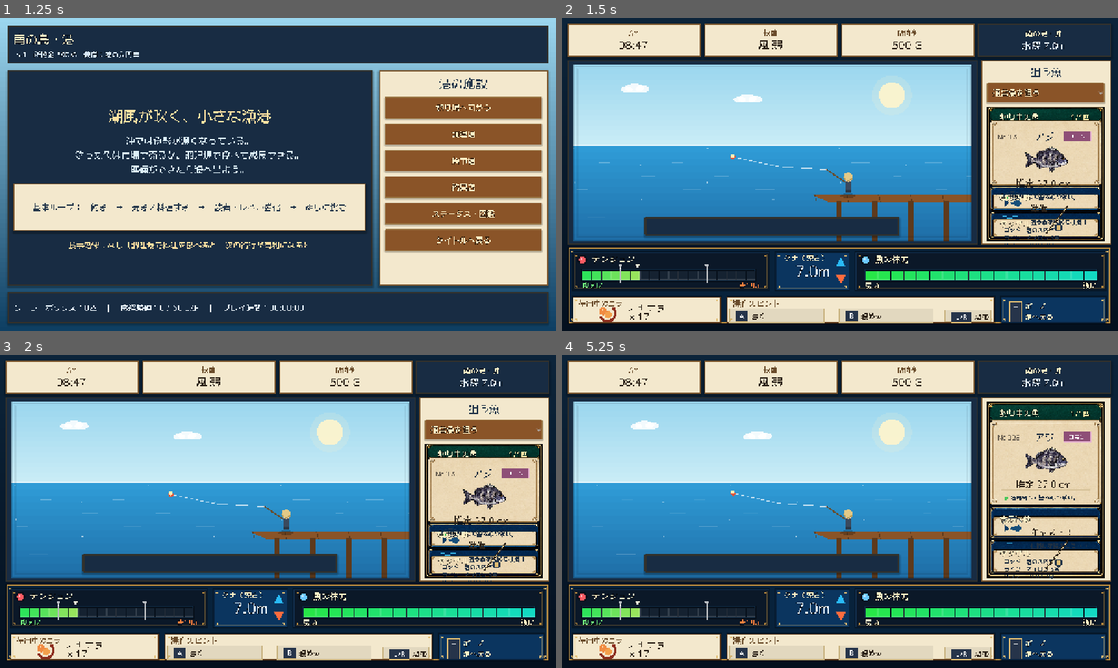
Above: before the commit, frames 1-4 (two rows, left to right).
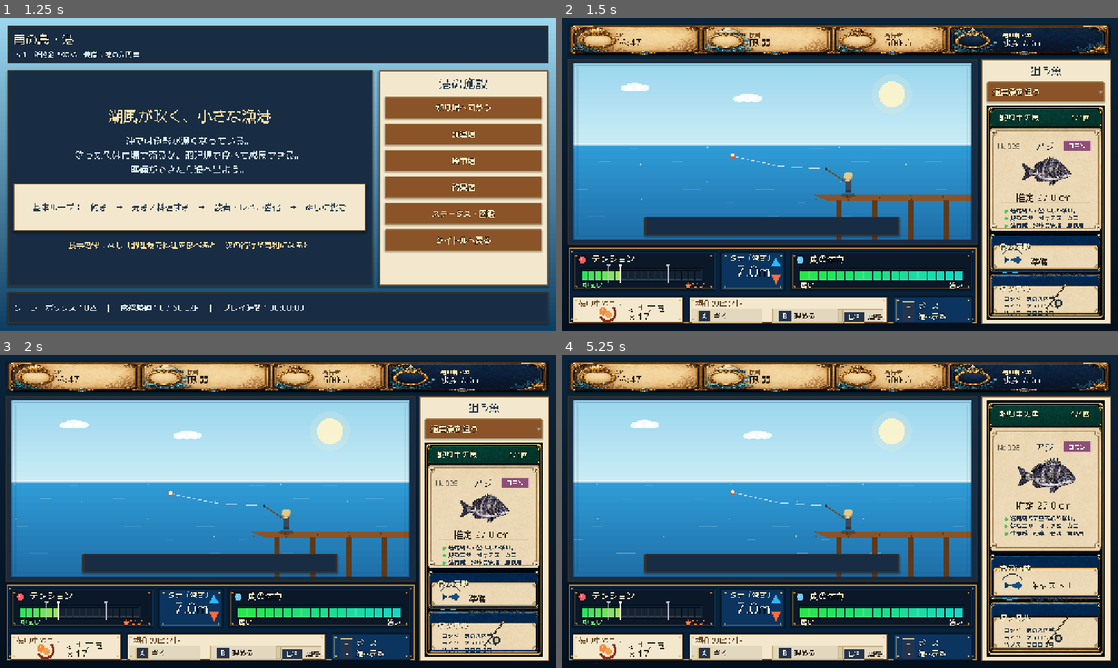
Above: after the commit, the same moments.

Repository: RYUKOU-OKUMURA/tsuri_quest_umi_mvp
Game: Godot game, scene res://scenes/main.tscn
Two runs of this game, one before a commit and one after it. Both use one fixed random seed, a clock stepped at 60 frames per second and the inputs below.
Inputs (mouse positions are in pixels of both pictures, inside the frame that each line leads up to):
- Up to frame 1 (1.25 s): click "ゲームを始める" at 0.5 s
- Up to frame 2 (1.5 s): click "釣り場へ向かう" at 1.25 s
- Up to frame 3 (2 s): no input
- Up to frame 4 (5.25 s): click "通常魚を狙う" at 2 s; click "通常魚を狙う" at 2.75 s; click "通常魚を狙う" at 3.5 s; tap Enter at 4.25 s; move the mouse to (840, 624) at 4.27 s; tap Shift at 4.35 s; click (840, 624) at 4.42 s; tap Space at 4.52, 5 s; move the mouse to (728, 527) at 5.02 s; tap E at 5.1 s; click (728, 527) at 5.17 s

Frame 1 is identical in both runs. In frame 2, 30% of the frame differs, in the area x 1-99%, y 1-98%; in frame 3, 30%; in frame 4, 30%.

Commit message:
Upgrade underwater fight status layout

Diff:
--- a/src/ui/components/fight_sidebar.gd
+++ b/src/ui/components/fight_sidebar.gd
@@ -93,7 +93,7 @@
 		inner.position + Vector2(14.0, 34.0),
 		Vector2(
 			inner.size.x - 28.0,
-			maxf(72.0, rect.size.y * (0.31 if _sidebar_frame != null else 0.37))
+			maxf(72.0, rect.size.y * (0.38 if _sidebar_frame != null else 0.37))
 		)
 	)
 	_draw_fish_portrait(fish_rect)
@@ -106,8 +106,9 @@
 	draw_line(Vector2(inner.position.x + 8.0, desc_y - 10.0), Vector2(inner.end.x - 8.0, desc_y - 10.0), Color("#d6c299"), 1.0)
 	var detail_gap := 17.0 if _sidebar_frame != null else 21.0
 	_draw_detail_line(font, "岩場周りで警戒心が強い。", Vector2(inner.position.x + 16.0, desc_y), inner.size.x - 28.0)
-	if _sidebar_frame == null:
-		_draw_detail_line(font, "好むエサ：オキアミ・カニ", Vector2(inner.position.x + 16.0, desc_y + detail_gap), inner.size.x - 28.0)
+	_draw_detail_line(font, "好むエサ：オキアミ・カニ", Vector2(inner.position.x + 16.0, desc_y + detail_gap), inner.size.x - 28.0)
+	if _sidebar_frame != null:
+		_draw_detail_line(font, "生息域：沿岸の岩場・堤防周り", Vector2(inner.position.x + 16.0, desc_y + detail_gap * 2.0), inner.size.x - 28.0)
 
 
 
--- /dev/null
+++ b/src/ui/components/fight_status_bar.gd
@@ -0,0 +1,125 @@
+class_name FightStatusBar
+extends Control
+## 水中ファイト画面上部の専用ステータスバー。
+# 生成フレーム素材を敷き、時計・天候・所持金・現在地点/水深の文字だけを重ねる。
+
+const FRAME_PATH := "res://assets/showcase/underwater/top_status_frame.png"
+
+var simulator: FishingSimulator
+
+var _frame: Texture2D
+
+
+func bind(value: FishingSimulator) -> void:
+	simulator = value
+	queue_redraw()
+
+
+func _ready() -> void:
+	mouse_filter = Control.MOUSE_FILTER_IGNORE
+	custom_minimum_size = Vector2(0.0, 76.0)
+	if ResourceLoader.exists(FRAME_PATH):
+		_frame = load(FRAME_PATH) as Texture2D
+
+
+func _process(_delta: float) -> void:
+	if simulator != null:
+		queue_redraw()
+
+
+func _draw() -> void:
+	var rect := Rect2(Vector2.ZERO, size)
+	if rect.size.x <= 0.0 or rect.size.y <= 0.0:
+		return
+
+	if _frame != null:
+		draw_texture_rect(_frame, rect, false, Color.WHITE)
+	else:
+		_draw_fallback_frame(rect)
+
+	var font := get_theme_default_font()
+	var slots := _slot_rects(rect)
+	_draw_status_slot(font, slots[0], "AM", "08:47", false)
+	_draw_status_slot(font, slots[1], "快晴", "風 弱", false)
+	_draw_status_slot(font, slots[2], "所持金", "%d G" % PlayerProgress.money, false)
+	var depth := 0.0
+	if simulator != null:
+		depth = simulator.depth
+	_draw_status_slot(font, slots[3], "南の島・沖", "水深 %.1fm" % depth, true)
+
+
+func _slot_rects(rect: Rect2) -> Array[Rect2]:
+	var w := rect.size.x
+	var y := rect.position.y + rect.size.y * 0.08
+	var h := rect.size.y * 0.84
+	return [
+		Rect2(rect.position.x + w * 0.000, y, w * 0.245, h),
+		Rect2(rect.position.x + w * 0.247, y, w * 0.247, h),
+		Rect2(rect.position.x + w * 0.496, y, w * 0.205, h),
+		Rect2(rect.position.x + w * 0.704, y, w * 0.296, h),
+	]
+
+
+func _draw_status_slot(font: Font, rect: Rect2, title: String, body: String, dark: bool) -> void:
+	var icon_space := clampf(rect.size.y * 1.72, 106.0, 132.0)
+	var text_x := rect.position.x + icon_space
+	if dark:
+		text_x += rect.size.y * 0.16
+	var max_width := rect.end.x - text_x - 18.0
+	var title_size := 13
+	var body_size := 21 if not dark else 19
+	if rect.size.x < 230.0:
+		body_size = 19
+	var title_color := Color("#6d4d25") if not dark else Palette.GOLD_BRIGHT
+	var body_color := Color("#21170f") if not dark else Color("#eaf6ff")
+	var outline := 0 if not dark else 3
+	var title_y := rect.position.y + rect.size.y * 0.40
+	var body_y := rect.position.y + rect.size.y * 0.72
+	_draw_text_clipped(font, title, Vector2(text_x, title_y), title_size, title_color, max_width, outline)
+	_draw_text_clipped(font, body, Vector2(text_x, body_y), body_size, body_color, max_width, outline)
+
+
+func _draw_text_clipped(
+	font: Font,
+	text: String,
+	baseline: Vector2,
+	font_size: int,
+	color: Color,
+	max_width: float,
+	outline: int
+) -> void:
+	var display := _fit_text(font, text, font_size, max_width)
+	if outline > 0:
+		draw_string_outline(
+			font,
+			baseline,
+			display,
+			HORIZONTAL_ALIGNMENT_LEFT,
+			max_width,
+			font_size,
+			outline,
+			Color(0.0, 0.0, 0.0, 0.7)
+		)
+	draw_string(font, baseline, display, HORIZONTAL_ALIGNMENT_LEFT, max_width, font_size, color)
+
+
+func _fit_text(font: Font, text: String, font_size: int, max_width: float) -> String:
+	if font.get_string_size(text, HORIZONTAL_ALIGNMENT_LEFT, -1, font_size).x <= max_width:
+		return text
+	var ellipsis := "..."
+	var result := text
+	while result.length() > 0:
+		result = result.left(result.length() - 1)
+		var candidate := result + ellipsis
+		if font.get_string_size(candidate, HORIZONTAL_ALIGNMENT_LEFT, -1, font_size).x <= max_width:
+			return candidate
+	return ellipsis
+
+
+func _draw_fallback_frame(rect: Rect2) -> void:
+	draw_rect(rect, Color("#071523"), true)
+	draw_rect(rect.grow(-2.0), Palette.GOLD_DEEP, false, 2.0)
+	for slot in _slot_rects(rect):
+		var fill := Palette.PARCHMENT if slot.position.x < rect.position.x + rect.size.x * 0.70 else Color("#102c4b")
+		draw_rect(slot.grow(-3.0), fill, true)
+		draw_rect(slot.grow(-3.0), Palette.GOLD, false, 2.0)
--- a/src/ui/fishing_screen.gd
+++ b/src/ui/fishing_screen.gd
@@ -4,6 +4,7 @@
 const SurfaceCastViewScript = preload("res://src/ui/components/surface_cast_view.gd")
 const FightSidebarScript = preload("res://src/ui/components/fight_sidebar.gd")
 const FightHudScript = preload("res://src/ui/components/fight_hud.gd")
+const FightStatusBarScript = preload("res://src/ui/components/fight_status_bar.gd")
 
 var _simulator: FishingSimulator
 var _trip_stats: Dictionary = {}
@@ -24,7 +25,7 @@
 var _surface_view: SurfaceCastView
 var _fight_sidebar: FightSidebar
 var _fight_hud: FightHud
-var _top_depth_label: Label
+var _fight_status_bar: FightStatusBar
 
 var _result_overlay: ColorRect
 var _result_title: Label
@@ -47,13 +48,10 @@
 	layout.add_theme_constant_override("separation", 6)
 	root.add_child(layout)
 
-	var meal_text := "食事効果なし"
-	if not Dictionary(_trip_stats.get("meal_buff", {})).is_empty():
-		var meal_buff: Dictionary = _trip_stats["meal_buff"]
-		meal_text = (
-			"%s：%s" % [String(meal_buff.get("name", "料理")), String(meal_buff.get("text", ""))]
-		)
-	layout.add_child(_make_fight_status_bar(meal_text))
+	_fight_status_bar = FightStatusBarScript.new()
+	_fight_status_bar.size_flags_horizontal = Control.SIZE_EXPAND_FILL
+	_fight_status_bar.bind(_simulator)
+	layout.add_child(_fight_status_bar)
 
 	var body := HBoxContainer.new()
 	body.size_flags_vertical = Control.SIZE_EXPAND_FILL
@@ -64,7 +62,7 @@
 	left_column.size_flags_horizontal = Control.SIZE_EXPAND_FILL
 	left_column.size_flags_vertical = Control.SIZE_EXPAND_FILL
 	left_column.size_flags_stretch_ratio = 1.65
-	left_column.add_theme_constant_override("separation", 6)
+	left_column.add_theme_constant_override("separation", 5)
 	body.add_child(left_column)
 
 	var water_panel := make_panel(true)
@@ -102,6 +100,15 @@
 	_message_label.vertical_alignment = VERTICAL_ALIGNMENT_CENTER
 	_message_panel.add_child(_message_label)
 
+	_fight_hud = FightHudScript.new()
+	_fight_hud.size_flags_horizontal = Control.SIZE_EXPAND_FILL
+	_fight_hud.custom_minimum_size = Vector2(0.0, 178.0)
+	_fight_hud.main_action_pressed.connect(_on_main_action_pressed)
+	_fight_hud.reel_changed.connect(func(active: bool) -> void: _simulator.set_reeling(active))
+	_fight_hud.give_line_changed.connect(func(active: bool) -> void: _simulator.set_giving_line(active))
+	_fight_hud.harbor_pressed.connect(func() -> void: navigate("harbor"))
+	left_column.add_child(_fight_hud)
+
 	var info_panel := make_panel()
 	info_panel.custom_minimum_size = Vector2(300, 0)
 	info_panel.size_flags_vertical = Control.SIZE_EXPAND_FILL
@@ -132,68 +139,9 @@
 	_fight_sidebar.size_flags_vertical = Control.SIZE_EXPAND_FILL
 	info_box.add_child(_fight_sidebar)
 
-	_fight_hud = FightHudScript.new()
-	_fight_hud.size_flags_horizontal = Control.SIZE_EXPAND_FILL
-	_fight_hud.custom_minimum_size = Vector2(0.0, 178.0)
-	_fight_hud.main_action_pressed.connect(_on_main_action_pressed)
-	_fight_hud.reel_changed.connect(func(active: bool) -> void: _simulator.set_reeling(active))
-	_fight_hud.give_line_changed.connect(func(active: bool) -> void: _simulator.set_giving_line(active))
-	_fight_hud.harbor_pressed.connect(func() -> void: navigate("harbor"))
-	layout.add_child(_fight_hud)
-
 	_create_result_overlay()
 	_prepare_new_attempt()
 	_update_ui()
-
-
-func _make_fight_status_bar(_meal_text: String) -> HBoxContainer:
-	var row := HBoxContainer.new()
-	row.custom_minimum_size = Vector2(0.0, 60.0)
-	row.size_flags_horizontal = Control.SIZE_EXPAND_FILL
-	row.add_theme_constant_override("separation", 8)
-	row.add_child(_make_status_card("AM", "08:47", 170.0, false))
-	row.add_child(_make_status_card("快晴", "風 弱", 220.0, false))
-	row.add_child(_make_status_card("所持金", "%d G" % PlayerProgress.money, 220.0, false))
-	row.add_child(_make_location_depth_card())
-	return row
-
-
-func _make_status_card(title: String, body: String, min_width: float, dark: bool) -> PanelContainer:
-	var card := make_panel(dark)
-	card.custom_minimum_size = Vector2(min_width, 60.0)
-	card.size_flags_horizontal = Control.SIZE_EXPAND_FILL
-	var box := VBoxContainer.new()
-	box.add_theme_constant_override("separation", 0)
-	card.add_child(box)
-	var title_color := Palette.TEXT_BONE if dark else Color("#6a4c2b")
-	var body_color := Color("#fff1c7") if dark else Color("#2b2117")
-	var title_label := make_label(title, 15, title_color, 2 if dark else 0, Palette.TEXT_OUTLINE_DARK)
-	title_label.size_flags_horizontal = Control.SIZE_EXPAND_FILL
-	title_label.horizontal_alignment = HORIZONTAL_ALIGNMENT_CENTER
-	box.add_child(title_label)
-	var body_label := make_label(body, 24, body_color, 3 if dark else 0, Palette.TEXT_OUTLINE_DARK)
-	body_label.size_flags_horizontal = Control.SIZE_EXPAND_FILL
-	body_label.horizontal_alignment = HORIZONTAL_ALIGNMENT_CENTER
-	box.add_child(body_label)
-	return card
-
-
-func _make_location_depth_card() -> PanelContainer:
-	var card := make_panel(true)
-	card.custom_minimum_size = Vector2(240.0, 60.0)
-	card.size_flags_horizontal = Control.SIZE_EXPAND_FILL
-	var box := VBoxContainer.new()
-	box.add_theme_constant_override("separation", 0)
-	card.add_child(box)
-	var location := make_label("南の島・沖", 17, Palette.TEXT_BONE, 3, Palette.TEXT_OUTLINE_DARK)
-	location.size_flags_horizontal = Control.SIZE_EXPAND_FILL
-	location.horizontal_alignment = HORIZONTAL_ALIGNMENT_CENTER
-	box.add_child(location)
-	_top_depth_label = make_label("水深 -- m", 22, Color("#eaf6ff"), 3, Palette.TEXT_OUTLINE_DARK)
-	_top_depth_label.size_flags_horizontal = Control.SIZE_EXPAND_FILL
-	_top_depth_label.horizontal_alignment = HORIZONTAL_ALIGNMENT_CENTER
-	box.add_child(_top_depth_label)
-	return card
 
 
 func _create_result_overlay() -> void:
@@ -339,8 +287,6 @@
 	if _simulator == null:
 		return
 	_set_message_text(_simulator.action_message)
-	if _top_depth_label != null:
-		_top_depth_label.text = "水深 %.1fm" % _simulator.depth
 
 	_target_option.disabled = _simulator.state != FishingSimulator.State.READY
 	_target_option.visible = _simulator.state == FishingSimulator.State.READY
Binary file added: assets/showcase/underwater/top_status_frame.png
Not shown, added: assets/showcase/underwater/top_status_frame.png.import
Not shown, added: src/ui/components/fight_status_bar.gd.uid
Not shown, changed: design-qa.md
Not shown, changed: docs/11_underwater_fight_showcase.md
